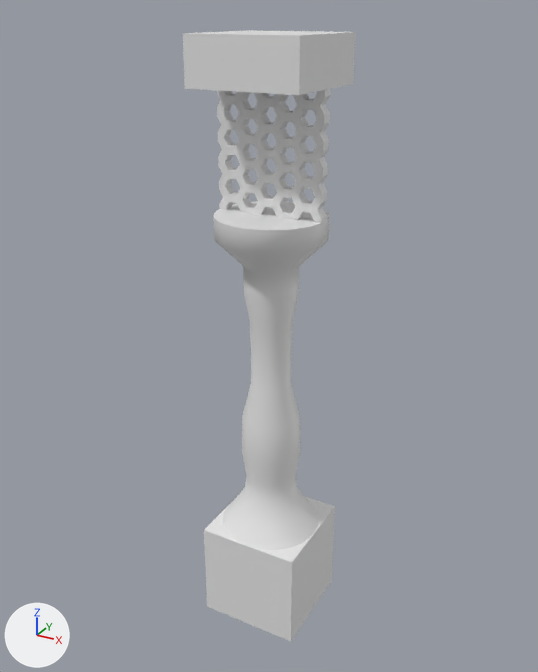
One commit to the FBX model Assets/_OurAssets/Meshes/Fence.fbx: the scene before it, then after it.
Rendered twice from a 50 mm camera at (30.606, -1.11, -0.835) aimed at (29.988, 0.013, -1.396). Lighting does not change. The marker at lower left points along +X, +Y and +Z. Where no turn or scale is listed for an object, it has been applied to the vertices. Vertices at the same position are counted once.

Names of what the first picture shows: 'Cube.043', 'Cube.044', 'Fence', 'HoneyComb.002'.
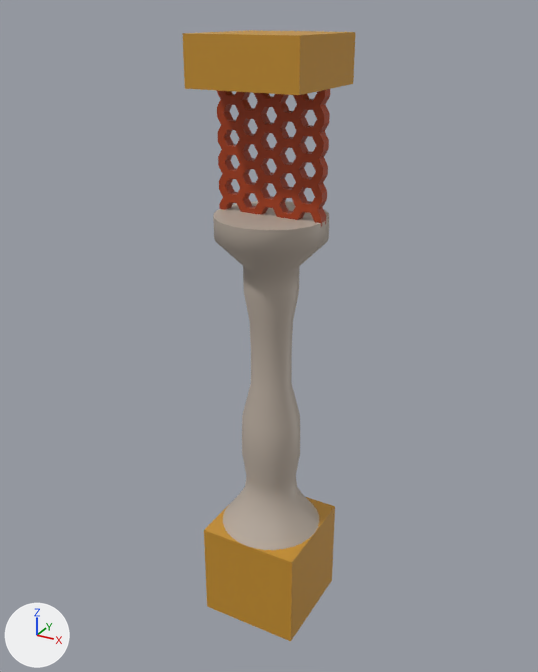
The newer file is also turned or shifted as a whole; pictures and numbers use the older file's frame.

Location of each change, [x1, y1, x2, y2] in pixels of the pictures (538 x 672 px):
'Fence', recoloured: [213, 201, 329, 550] in both
'HoneyComb.002', recoloured (grey to brown): [216, 89, 330, 227] in both
'Cube.044', recoloured (grey to brown): [182, 30, 356, 95] in both
part 1 of me_cube_060, recoloured (grey to brown): [204, 497, 335, 641] in both

Edits to the bpy script that builds the scene:
```text
Add mat_silver:
    mat_silver = principled_material('Silver')
    mat_silver.base_color = (0.491, 0.418, 0.352)  # grey #baada0
Add mat_brown:
    mat_brown = principled_material('Brown')
    mat_brown.base_color = (0.381, 0.0452, 0.00561)  # brown #a63c11
Add mat_sand:
    mat_sand = principled_material('Sand')
    mat_sand.base_color = (0.571, 0.283, 0.0273)  # orange #c7912e
Add mat_sand_2:
    mat_sand_2 = principled_material('Sand 2')
    mat_sand_2.base_color = (0.791, 0.546, 0.342)  # beige #e6c39e
Change me_cylinder_001:
    where me_cylinder_001.from_pydata(...)  # 512 vertices, 482 faces; spans x -0.1..0.1, y -0.1..0.1, z -0.05..0.59
    add me_cylinder_001.materials.append(mat_silver)  # grey #baada0
Change me_honeycomb_002:
    where me_honeycomb_002.from_pydata(...)  # 492 vertices, 632 faces; spans x -0.099..0.099, y -0.01..0.01, z -0.141..0.141
    add me_honeycomb_002.materials.append(mat_brown)  # brown #a63c11
Change me_cube_060:
    where me_cube_060.from_pydata(...)  # 8 vertices, 6 faces; spans x -0.1..0.1, y -0.1..0.1, z -0.1..0.1
    used by ob_cube_043; location = (30.0, 0.0, -1.9)
    me_cube_060 part 1: all 5 faces centred in x -0.1..0.1, y -0.1..0.1, z 0.0..0.1 switch from no material to mat_sand (orange #c7912e)
    add me_cube_060.materials.append(mat_sand_2)  # beige #e6c39e
Change me_cube_061:
    where me_cube_061.from_pydata(...)  # 8 vertices, 6 faces; spans x -0.1..0.1, y -0.1..0.1, z -0.04..0.04
    add me_cube_061.materials.append(mat_sand)  # orange #c7912e
```
